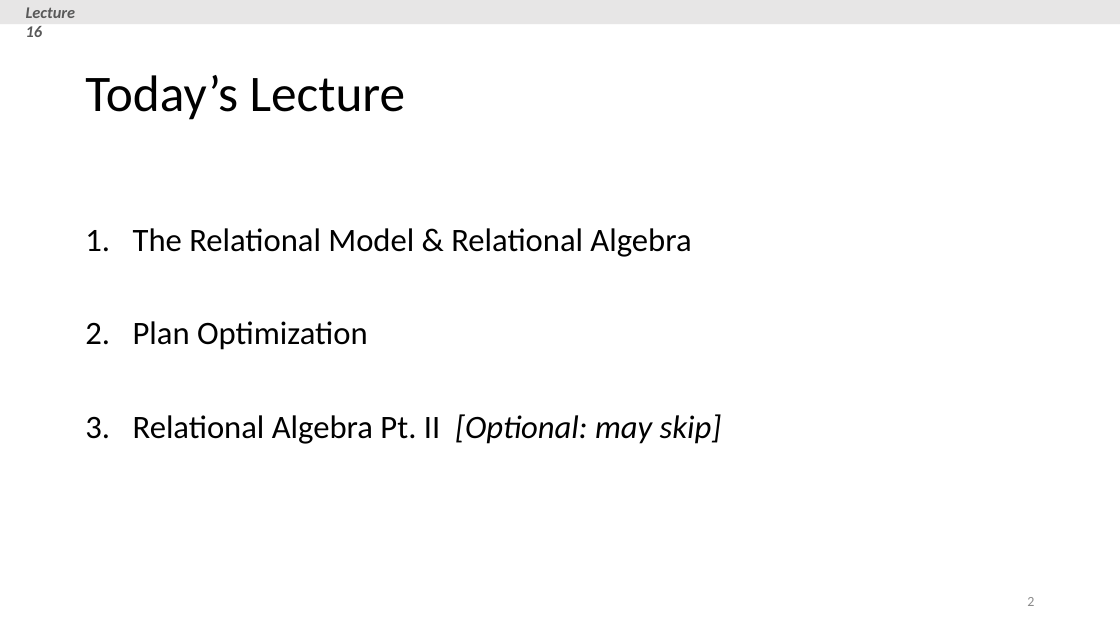
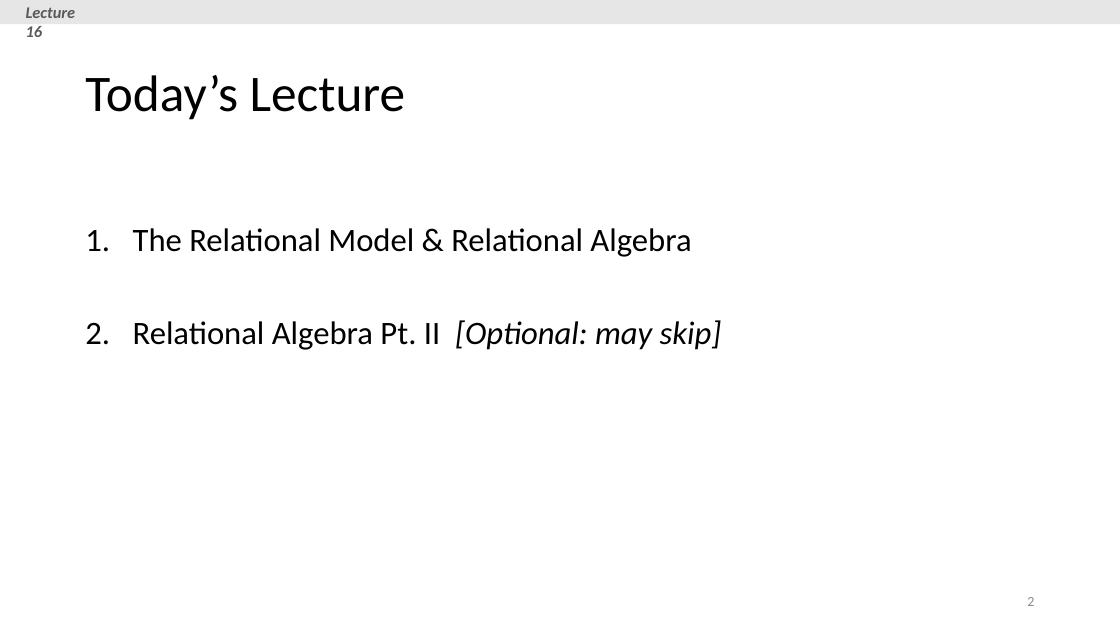
Before and after one commit to XIEQ/cs145-notebooks, a slide deck: slide 2 of lecture-16/Lecture_16_Relational_Algebra.pptx. Drawn at 1120x630 pixels with LibreOffice and Linux fonts; fonts in the diff are those of the drawing. Boxes give left, top, right and bottom in pixels: in the first picture for what was removed or moved away, otherwise in the second. Text is boxed around its words. In the diff, an @@ line names an element or a change of style, - is before the commit and + after.

```diff
--- a/lecture-16/Lecture_16_Relational_Algebra.pptx
+++ b/lecture-16/Lecture_16_Relational_Algebra.pptx
@@ text at <box>133,321,368,350</box>: paragraph removed @@
-2. Plan Optimization
```
Also in this commit, not shown: 17 other slides changed, 15 slides removed, 7 other files.
